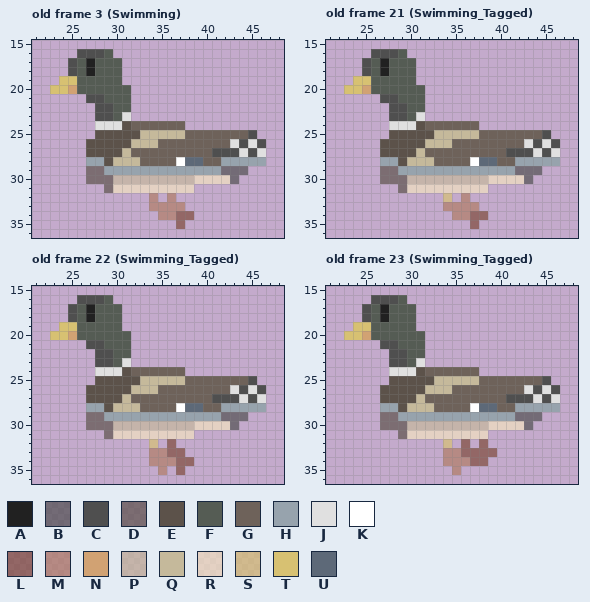
Pixel-art file, stored at Assets/Graphics/Characters/Birds/Mallard.aseprite. The first picture shows the starting point.
64x64 pixels, 37 frames. Colours within 5 levels of each other are drawn and written as one. Shown: old frame 3 (Swimming): x 21..48, y 15..36; old frame 21 (Swimming_Tagged): x 21..48, y 15..36; old frame 22 (Swimming_Tagged): x 21..48, y 15..36; old frame 23 (Swimming_Tagged): x 21..48, y 15..36. The commit also changed other frames, which this record leaves out.
Palette (. is transparent): A #212121  B #4f4f4fb0  C #4f4f4f  D #5c524ab0  E #5c524a  F #555c54  G #6e625a  H #97a3ad  J #e0e0e0  K #ffffff  L #7d4938b0  M #b07c63b0  N #d1a273  P #c5b99bb0  Q #c5b99b  R #f2e3bfb0  S #d7c172b0  T #d7c172  U #5d6978
New version:
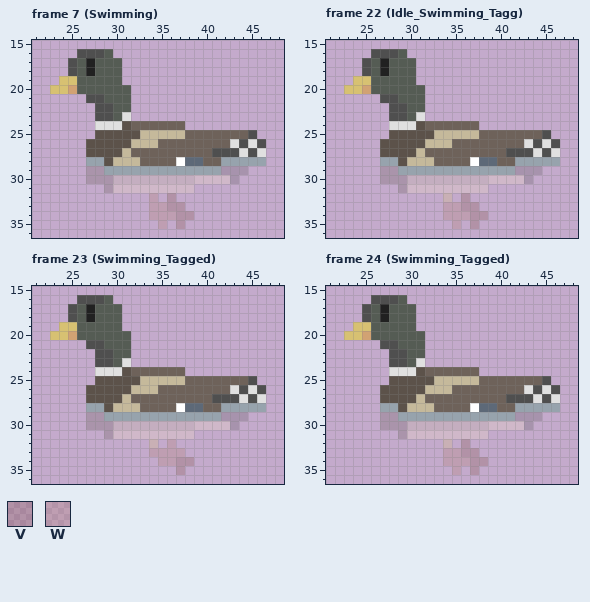
Colours new in this view: V #7d493840  W #b07c6340
A new or re-ordered frame is compared with the old frame closest to it.
Changes in this commit:
frames 37 -> 39
layer "Layer 3" opacity 69% -> 25%
colour B: #4f4f4fb0 -> #4f4f4f40
colour D: #5c524ab0 -> #5c524a40
colour P: #c5b99bb0 -> #c5b99b40
colour R: #f2e3bfb0 -> #f2e3bf40
colour S: #d7c172b0 -> #d7c17240
Frame 7 (Swimming) is new; against old frame 3 (Swimming):
y 32: x 34 M -> W; x 36 M -> V
y 33: x 34..37 MMMM -> WWVV
y 34: x 34..38 .MMLL -> WWWVV
y 35: x 35 . -> W; x 37 L -> V
Frame 22 (Idle_Swimming_Tagg) against old frame 21 (Swimming_Tagged):
y 32: x 36 M -> V
y 33: x 34..37 MMMM -> WWVV
y 34: x 34..38 .MMLL -> WWWVV
y 35: x 35 . -> W; x 37 L -> V
Frame 23 (Swimming_Tagged) against old frame 22 (Swimming_Tagged):
y 32: x 36 L -> W
y 33: x 34..37 MMLL -> WWWW
y 34: x 34..38 MMMLL -> .WWVV
y 35: x 35 M -> .; x 37 L -> V
Frame 24 (Swimming_Tagged) against old frame 23 (Swimming_Tagged):
y 32: x 36 L -> V; x 38 L -> .
y 33: x 34..39 MMLLLL -> WWVV..
y 34: x 34..38 MMMLL -> WWWVV
y 35: x 35 M -> W; x 37 . -> V
Where, in picture pixels (left, top, right, bottom), the same in both pictures:
changed: (86, 166, 248, 229)
changed: (380, 166, 542, 229)
changed: (86, 412, 248, 475)
changed: (380, 412, 542, 475)
